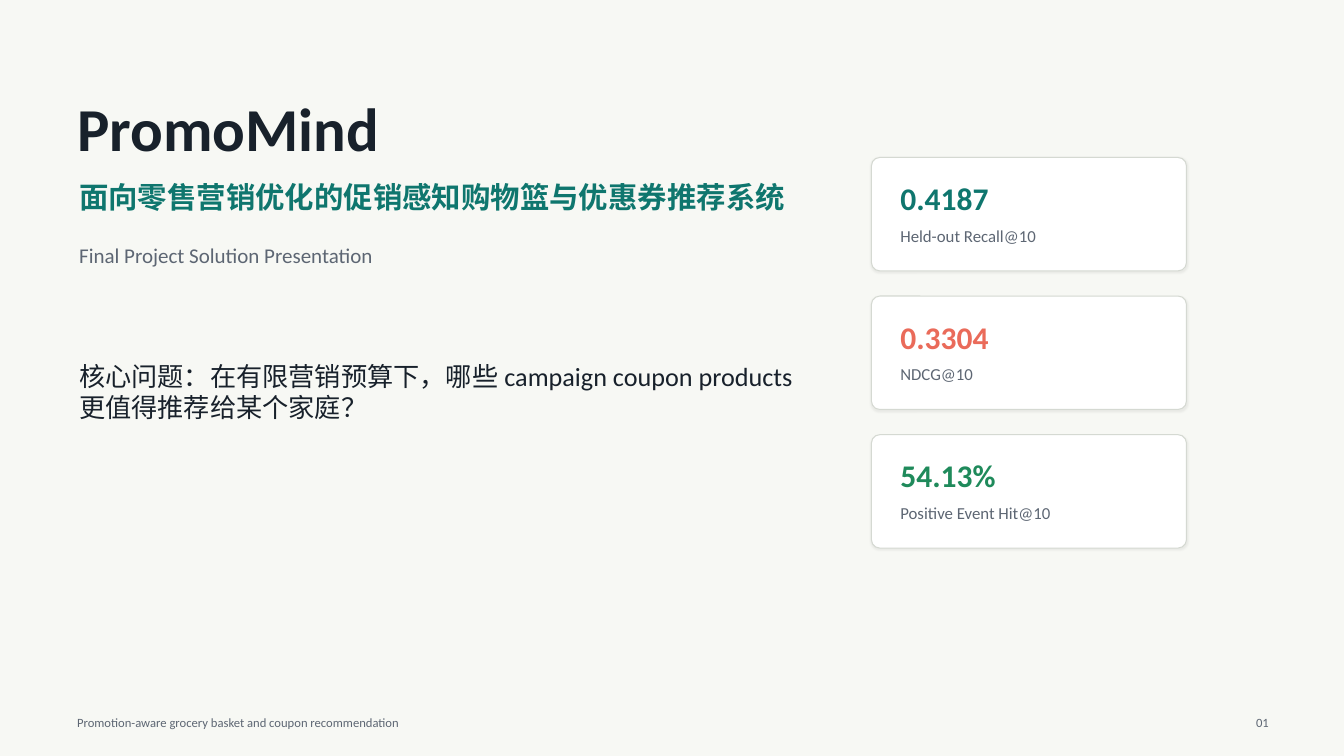
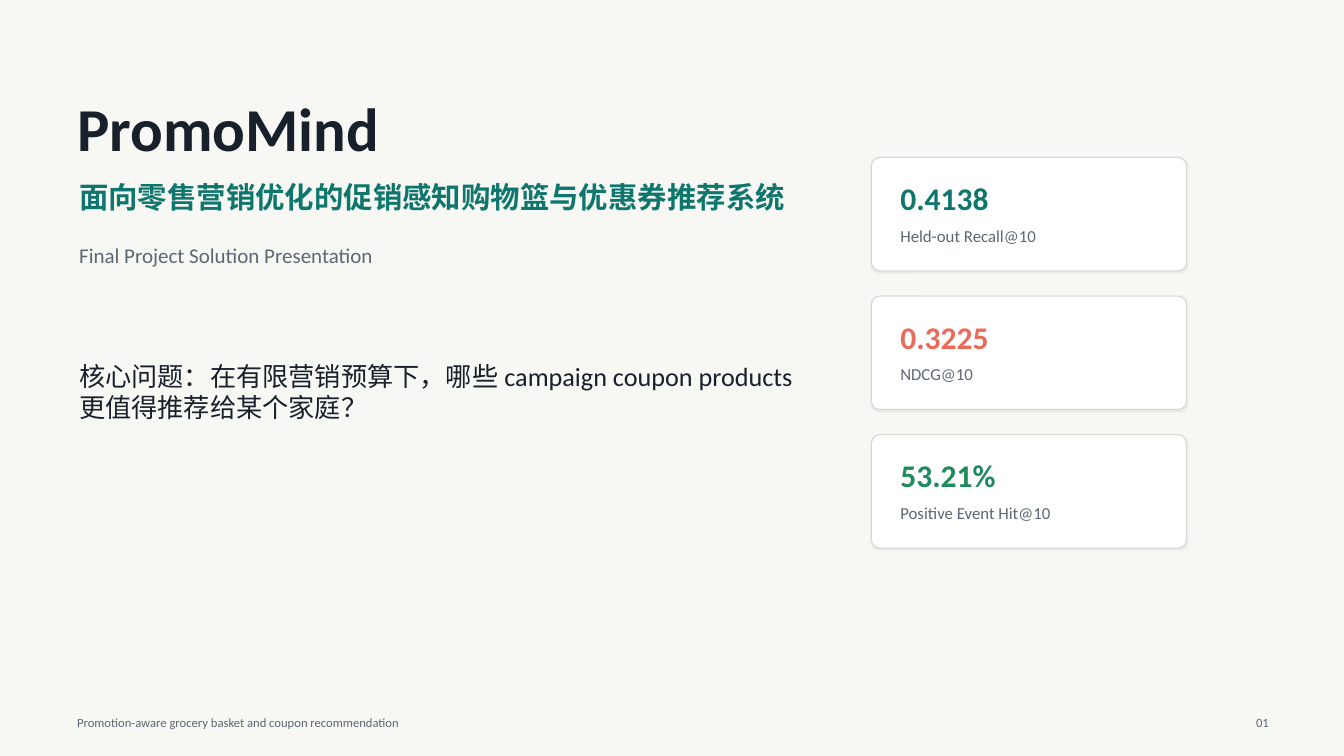
Before and after one commit to ZoRan-Wang/PromoMind-public-backup-20260624, a slide deck: slide 1 of deliverables/final_solution_2026_06_24/PromoMind_final_presentation_zh.pptx. Drawn at 1344x756 pixels with LibreOffice and Linux fonts; fonts in the diff are those of the drawing. Boxes give left, top, right and bottom in pixels: in the first picture for what was removed or moved away, otherwise in the second. Text is boxed around its words. In the diff, an @@ line names an element or a change of style, - is before the commit and + after.

```diff
--- a/deliverables/final_solution_2026_06_24/PromoMind_final_presentation_zh.pptx
+++ b/deliverables/final_solution_2026_06_24/PromoMind_final_presentation_zh.pptx
@@ text at (x1=900, y1=188, x2=988, y2=211): text changed @@
-0.4187
+0.4138
@@ text at (x1=900, y1=328, x2=988, y2=349): text changed @@
-0.3304
+0.3225
@@ text at (x1=900, y1=465, x2=995, y2=488): text changed @@
-54.13%
+53.21%
```
Also in this commit, not shown: 1 other slide changed, 16 other files.
